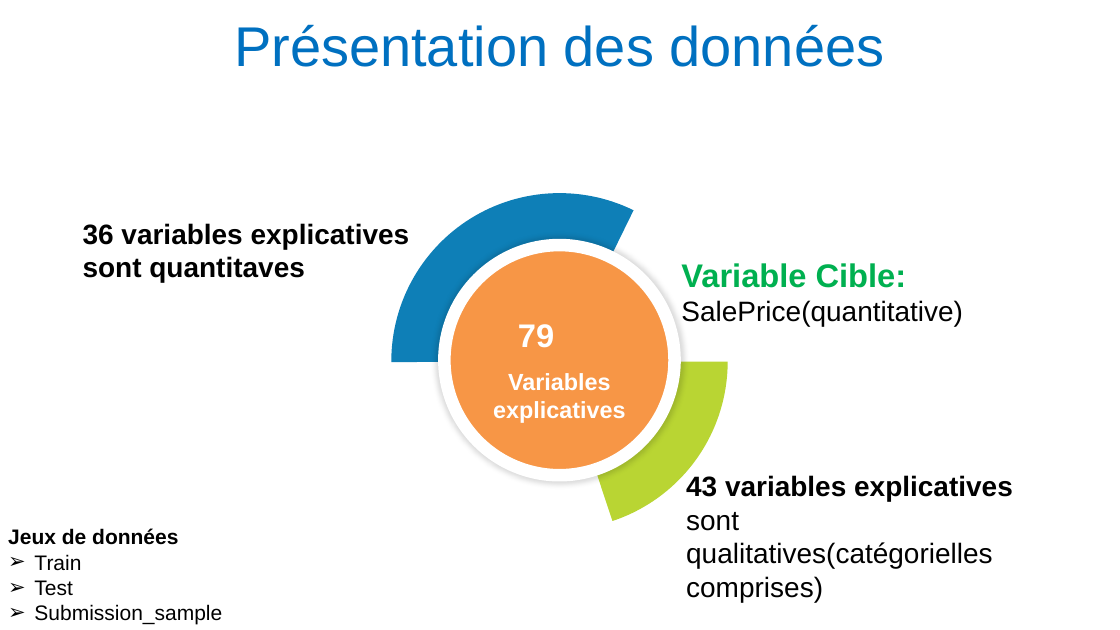
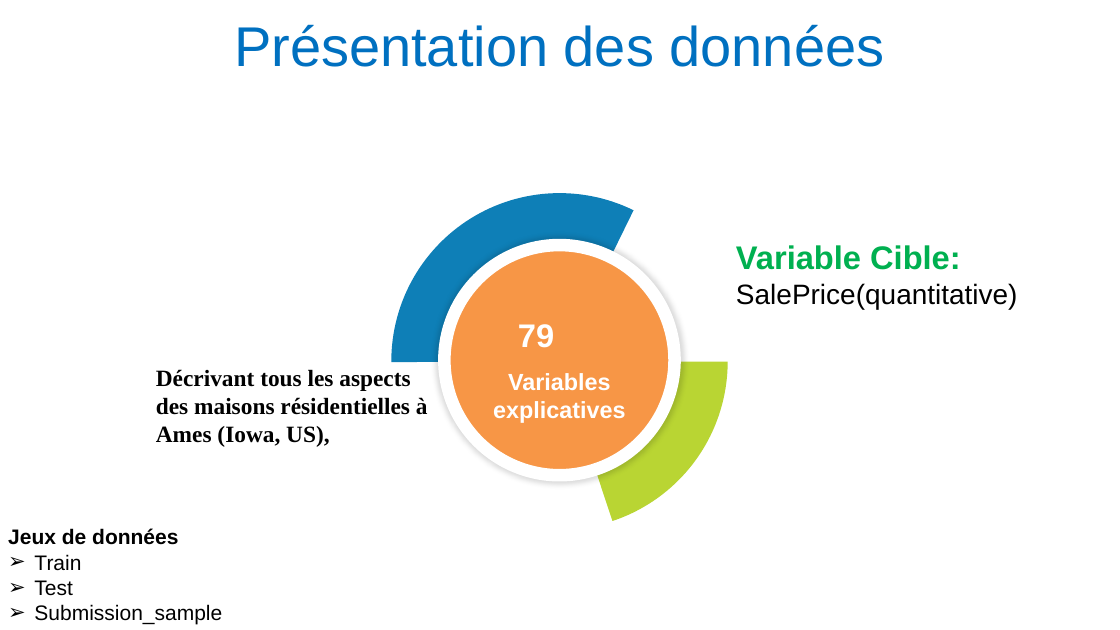
Before and after one commit to Jeanpierreadioumandiaye/Machine-Learning-Project, a slide deck: slide 4 of Présentation_IML_Projet_Final_Groupe3.pptx. Drawn at 1120x630 pixels with LibreOffice and Linux fonts; fonts in the diff are those of the drawing. Boxes give left, top, right and bottom in pixels: in the first picture for what was removed or moved away, otherwise in the second. Text is boxed around its words. In the diff, an @@ line names an element or a change of style, - is before the commit and + after.

```diff
--- a/Présentation_IML_Projet_Final_Groupe3.pptx
+++ b/Présentation_IML_Projet_Final_Groupe3.pptx
@@ text removed at box(83, 223, 410, 283) @@
-36 variables explicatives sont quantitaves
@@ text "Variable Cible: SalePrice(quantitative)": place and size @@
-text "Variable Cible: SalePrice(quantitative)" at box(681, 263, 963, 326)
+text "Variable Cible: SalePrice(quantitative)" at box(736, 245, 1018, 309)
@@ text added at box(156, 369, 428, 447), 20 pt, text #000000, bold @@
+Décrivant tous les aspects des maisons résidentielles à Ames (Iowa, US),
@@ text removed at box(686, 475, 1013, 602) @@
-43 variables explicatives sont qualitatives(catégorielles comprises)
```
